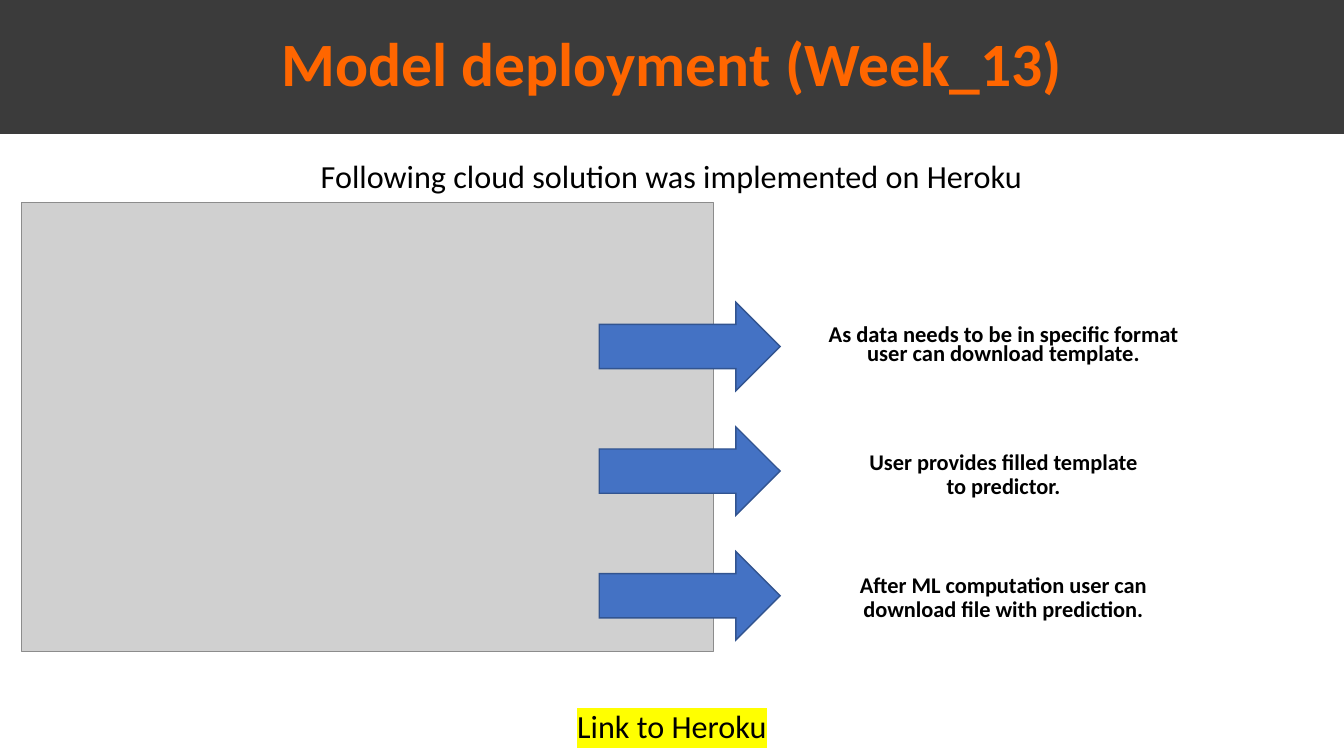
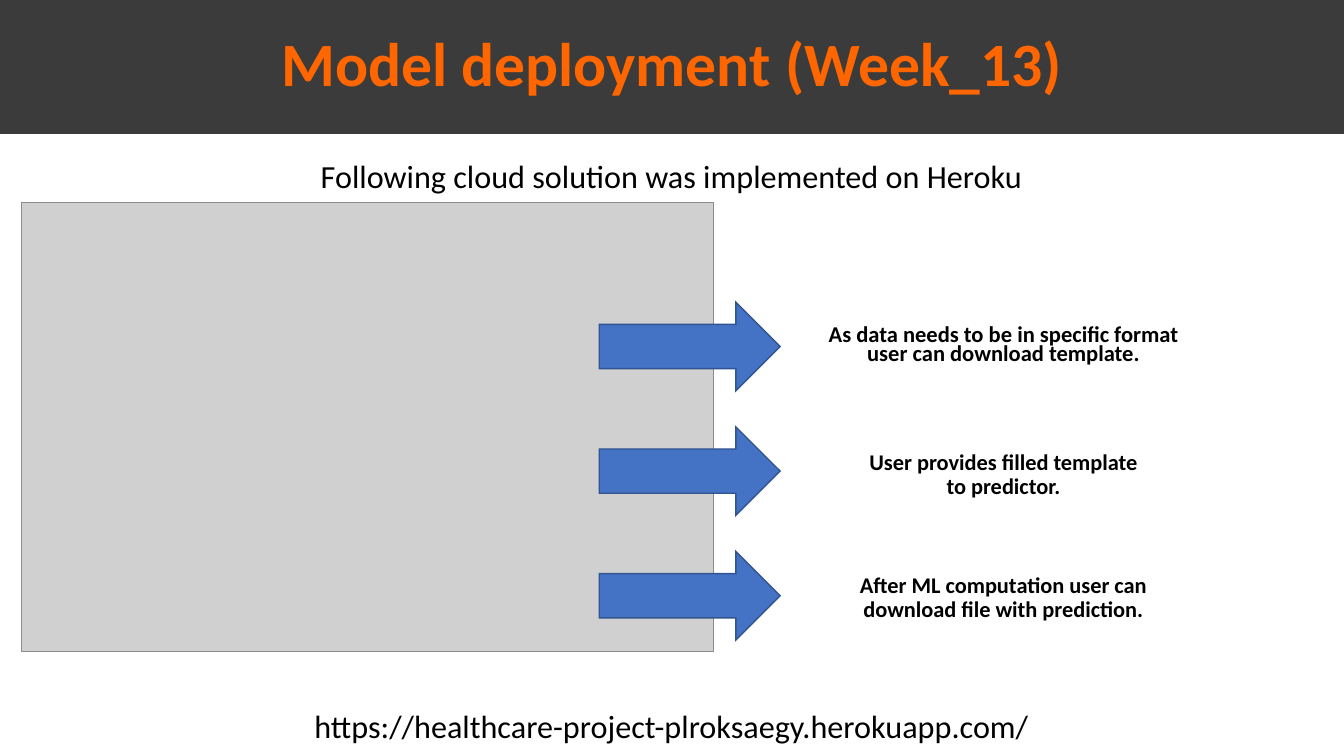
Before and after one commit to Omar-Safwat/HealthCare_project, a slide deck: slide 12 of Week_13/Final_report.pptx. Drawn at 1344x756 pixels with LibreOffice and Linux fonts; fonts in the diff are those of the drawing; grey boxes stand for pictures. Boxes give left, top, right and bottom in pixels: in the first picture for what was removed or moved away, otherwise in the second. Text is boxed around its words. In the diff, an @@ line names an element or a change of style, - is before the commit and + after.

```diff
--- a/Week_13/Final_report.pptx
+++ b/Week_13/Final_report.pptx
@@ text at (x1=314, y1=715, x2=1028, y2=744): text changed @@
-Link to Heroku
+https://healthcare-project-plroksaegy.herokuapp.com/
```
Also in this commit, not shown: 2 other slides changed, 1 other file.
